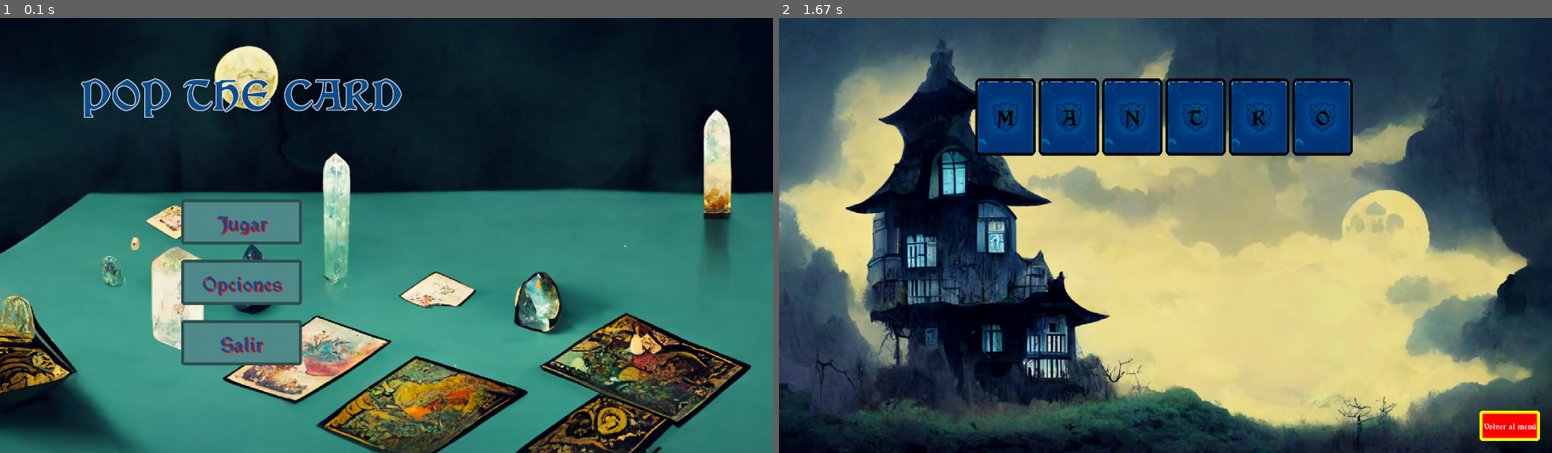
Above: before the commit, frames 1-2 (left to right).
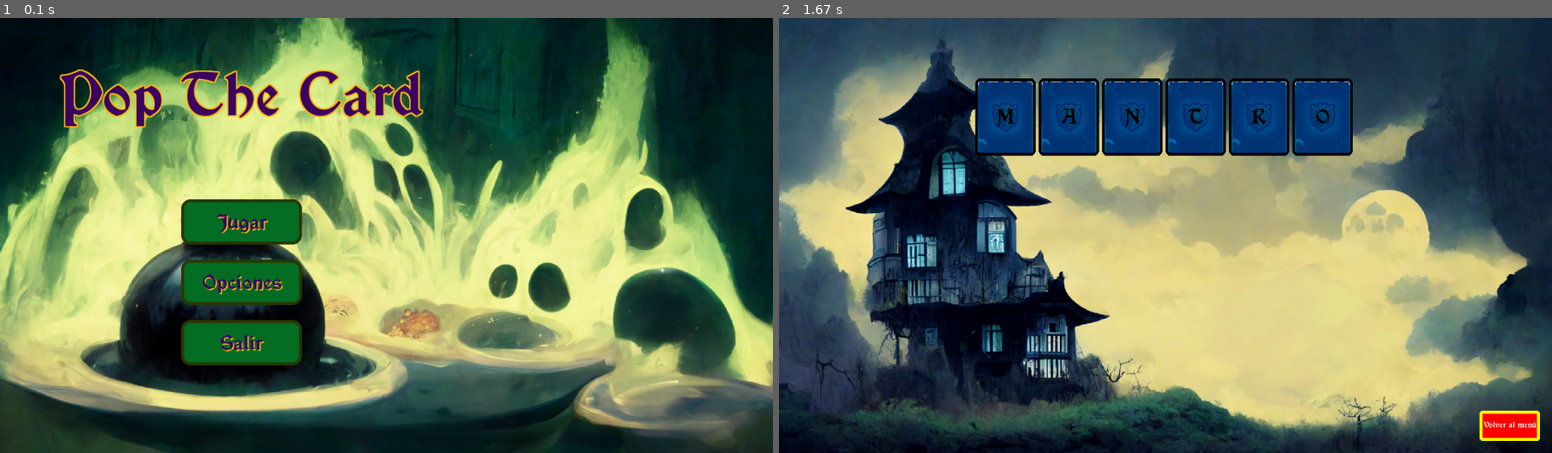
Above: after the commit, the same moments.

Repository: juliancz-a/SP_GRUPO_5_Pygame
Game: pygame game, started from code/class_game.py
Same seed, same stepped clock (60 frames per second), same inputs: the game is played once before the commit and once after it.
Inputs:
- Up to frame 1 (0.1 s): no input
- Up to frame 2 (1.67 s): click "Jugar" at 0.38 s

The runs differ from the first frame. In frame 1, 85% of the frame differs, in the area x 0-100%, y 0-100%; in frame 2, 0.3%.

Commit message:
diseño 19/6

Diff:
--- a/code/class_box.py
+++ b/code/class_box.py
@@ -128,7 +128,7 @@
         height_center = self.rectangulo.size[1] / 2
 
         text_rect = text_surface.get_rect()
-        text_rect.center = (x + width_center, y + height_center)
+        text_rect.center = (x + width_center, y - 3 + height_center)
 
         if border:
             for dx in range(-border_thickness, border_thickness + 1):
--- a/code/class_menu.py
+++ b/code/class_menu.py
@@ -25,9 +25,9 @@
         option = False
         exit = False
 
-        self.play_button.set_color("darkslategray4", "darkslategrey", "grey")
-        self.options_button.set_color("darkslategray4", "darkslategrey", "grey")
-        self.exit_button.set_color("darkslategray4", "darkslategrey", "grey")
+        self.play_button.set_color(COLOR_BOX, BORDE_BOX, "grey")
+        self.options_button.set_color(COLOR_BOX, BORDE_BOX, "grey")
+        self.exit_button.set_color(COLOR_BOX, BORDE_BOX, "grey")
 
         print(f"resolucion : {self.surface.get_size()}")
         print(f" Size del boton: {self.play_button.rectangulo.size}")
@@ -68,16 +68,16 @@
             self.surface.fill("black")
             self.surface.blit(background, (0,0))
 
-            self.exit_button.draw_box(self.surface, border_radius=5, border=True, border_width=5)
-            self.exit_button.draw_text(self.surface, "Salir", "dodgerblue4", FUENTE_1, 50, shadow=True, border_thickness=2, border_color="red")
+            self.exit_button.draw_box(self.surface, border_radius=15, border=True, border_width=5)
+            self.exit_button.draw_text(self.surface, "Salir", COLOR_LETRAS, FUENTE_1, 50, shadow=True, border_thickness=2, border_color=BORDE_LETRAS)
 
-            self.options_button.draw_box(self.surface, border_radius=5, border=True, border_width=5)
-            self.options_button.draw_text(self.surface, "Opciones", "dodgerblue4", FUENTE_1, 50, shadow=True, border_thickness=2, border_color="red")
+            self.options_button.draw_box(self.surface, border_radius=15, border=True, border_width=5)
+            self.options_button.draw_text(self.surface, "Opciones", COLOR_LETRAS, FUENTE_1, 50, shadow=True, border_thickness=2, border_color=BORDE_LETRAS)
 
-            self.play_button.draw_box(self.surface, border_radius=5, border=True, border_width=5)
-            self.play_button.draw_text(self.surface, "Jugar", "dodgerblue4", FUENTE_1, 50, shadow=True, border_thickness=2, border_color="red")
+            self.play_button.draw_box(self.surface, border_radius=15, border=True, border_width=5)
+            self.play_button.draw_text(self.surface, "Jugar", COLOR_LETRAS, FUENTE_1, 50, shadow=True, border_thickness=2, border_color=BORDE_LETRAS)
 
-            self.title.draw_text(self.surface, "POP THE CARD", "dodgerblue4", FUENTE_1, 50, border=True, border_thickness=1, border_color="white")
+            self.title.draw_text(self.surface, "Pop The Card", COLOR_LETRAS, FUENTE_1, 72, border=True, border_thickness=2, border_color=BORDE_LETRAS)
 
             pygame.display.update()
 
--- a/code/constantes.py
+++ b/code/constantes.py
@@ -5,7 +5,9 @@
 
 #COLORS
 BORDE_LETRAS = "darkgoldenrod1"
-COLOR_LETRAS = "indigo"
+COLOR_LETRAS = (60, 6, 98)
+COLOR_BOX = (6, 111, 38)
+BORDE_BOX = (42, 59, 0)
 
 #RESOURCES
 PRESS_SOUND = r"code\data\sound\press_button.wav"
@@ -14,5 +16,5 @@
 CARTAS = r"code\data\img\card_example.png"
 CARTAS_SOUND = r"code\data\sound\card_click.wav"
 
-MENU_BACKGROUND = r"code\data\img\Menu_background.png"
+MENU_BACKGROUND = r"code\data\img\Cauldron 3.png"
 PLAY_BACKGROUND_1 = r"code\data\img\Play_background_1.png"
Binary file added: code/data/img/Cauldron 3.png
